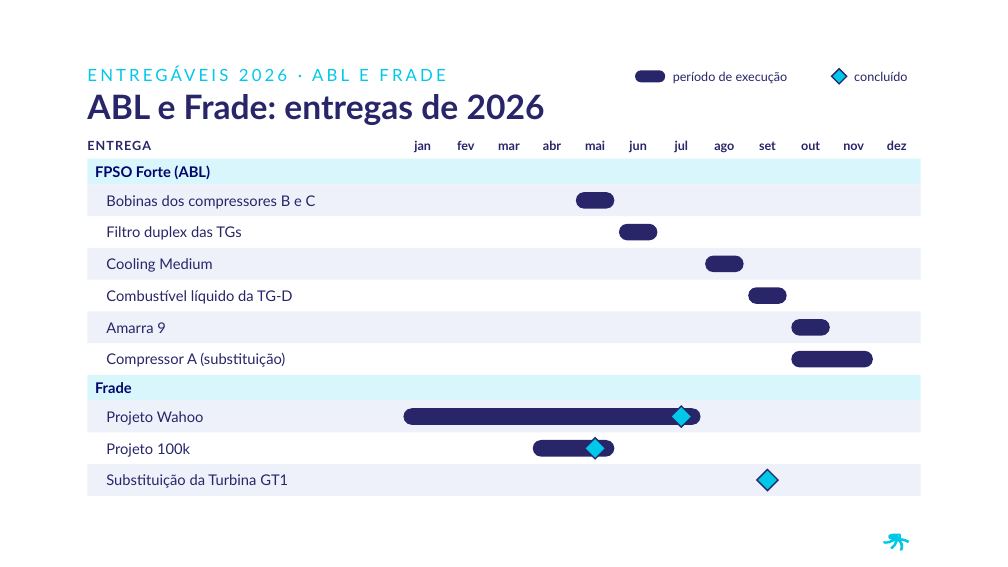
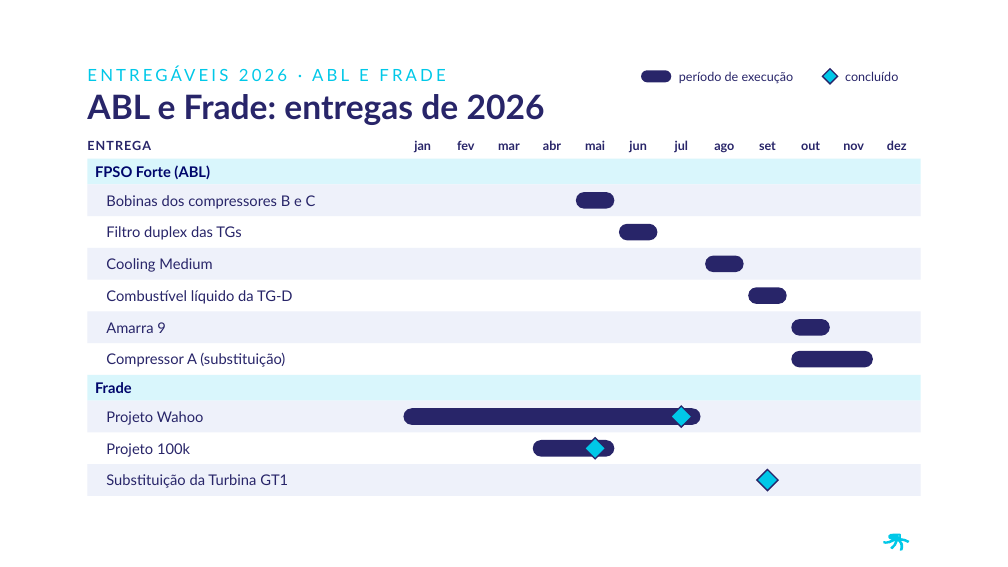
Before and after one commit to LucasRibaas/Planejamento, a slide deck: slide 5 of Investor_Day_PRIO_2026.pptx. Drawn at 1008x567 pixels with LibreOffice and Linux fonts; fonts in the diff are those of the drawing; background and template pictures are left out. Boxes give left, top, right and bottom in pixels: in the first picture for what was removed or moved away, otherwise in the second. Text is boxed around its words. In the diff, an @@ line names an element or a change of style, - is before the commit and + after.

```diff
--- a/Investor_Day_PRIO_2026.pptx
+++ b/Investor_Day_PRIO_2026.pptx
@@ rounded rectangle: place and size @@
-rounded rectangle at <box>635,70,665,82</box>
+rounded rectangle at <box>641,70,671,82</box>
@@ text "período de execução": place and size @@
-text "período de execução" at <box>673,71,788,84</box>
+text "período de execução" at <box>679,71,794,84</box>
@@ diamond: place and size @@
-diamond at <box>832,69,847,84</box>
+diamond at <box>823,69,838,84</box>
@@ text "concluído": place and size @@
-text "concluído" at <box>854,71,907,81</box>
+text "concluído" at <box>845,71,898,81</box>
```
Also in this commit, not shown: 2 other slides changed.
